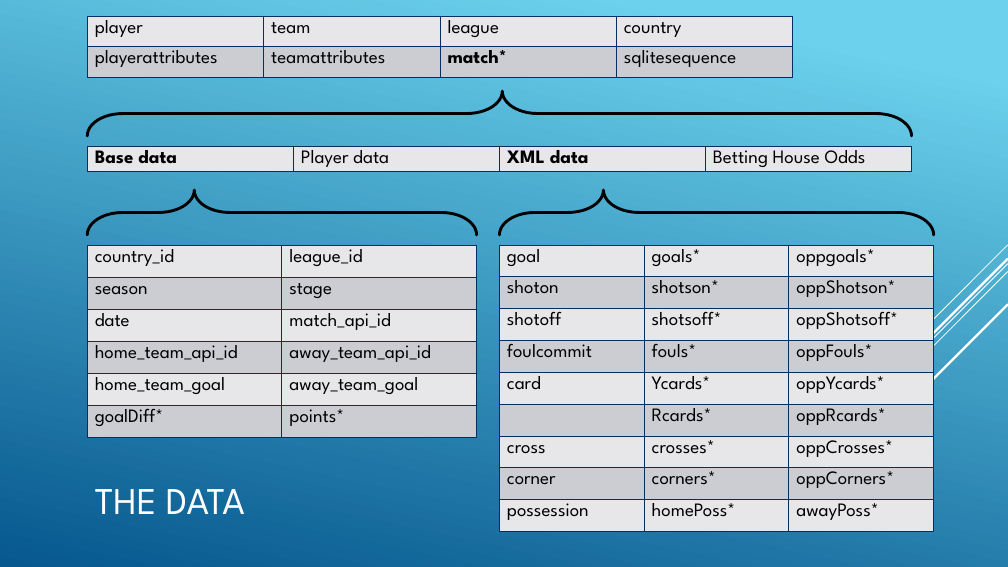
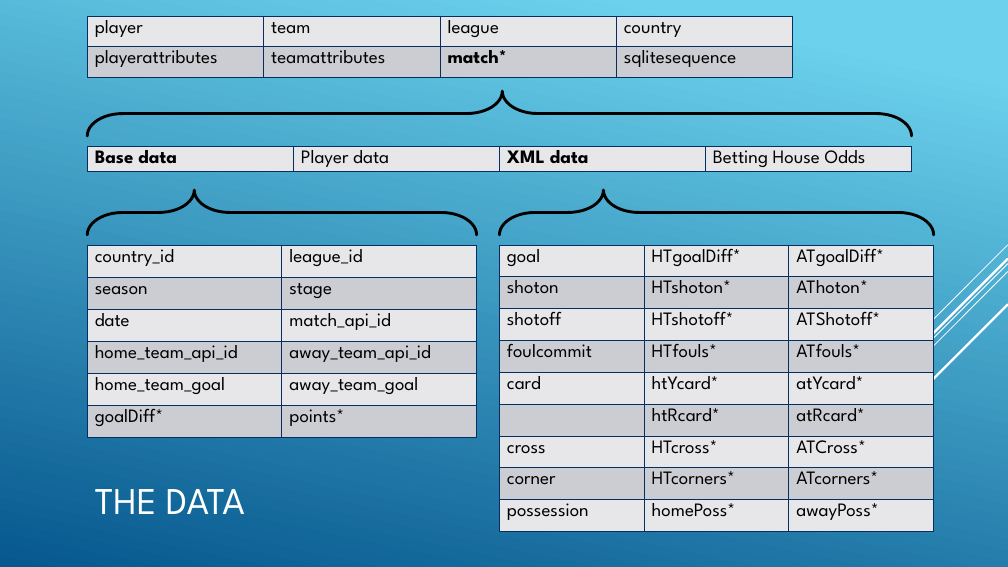
Before and after one commit to flippinuke/ProjectSoccer, a slide deck: slide 4 of SoccerSlideDeck.pptx. Drawn at 1008x567 pixels with LibreOffice and Linux fonts; fonts in the diff are those of the drawing. Boxes give left, top, right and bottom in pixels: in the first picture for what was removed or moved away, otherwise in the second. Text is boxed around its words. In the diff, an @@ line names an element or a change of style, - is before the commit and + after.

```diff
--- a/SoccerSlideDeck.pptx
+++ b/SoccerSlideDeck.pptx
@@ table at box(500, 245, 933, 532) @@
-row 1, column 2: goals*
+row 1, column 2: HTgoalDiff*
-row 1, column 3: oppgoals*
+row 1, column 3: ATgoalDiff*
-row 2, column 2: shotson*
+row 2, column 2: HTshoton*
-row 2, column 3: oppShotson*
+row 2, column 3: AThoton*
-row 3, column 2: shotsoff*
+row 3, column 2: HTshotoff*
-row 3, column 3: oppShotsoff*
+row 3, column 3: ATShotoff*
-row 4, column 2: fouls*
+row 4, column 2: HTfouls*
-row 4, column 3: oppFouls*
+row 4, column 3: ATfouls*
-row 5, column 2: Ycards*
+row 5, column 2: htYcard*
-row 5, column 3: oppYcards*
+row 5, column 3: atYcard*
-row 6, column 2: Rcards*
+row 6, column 2: htRcard*
-row 6, column 3: oppRcards*
+row 6, column 3: atRcard*
-row 7, column 2: crosses*
+row 7, column 2: HTcross*
-row 7, column 3: oppCrosses*
+row 7, column 3: ATCross*
-row 8, column 2: corners*
+row 8, column 2: HTcorners*
-row 8, column 3: oppCorners*
+row 8, column 3: ATcorners*
```
Also in this commit, not shown: 2 other slides changed.
